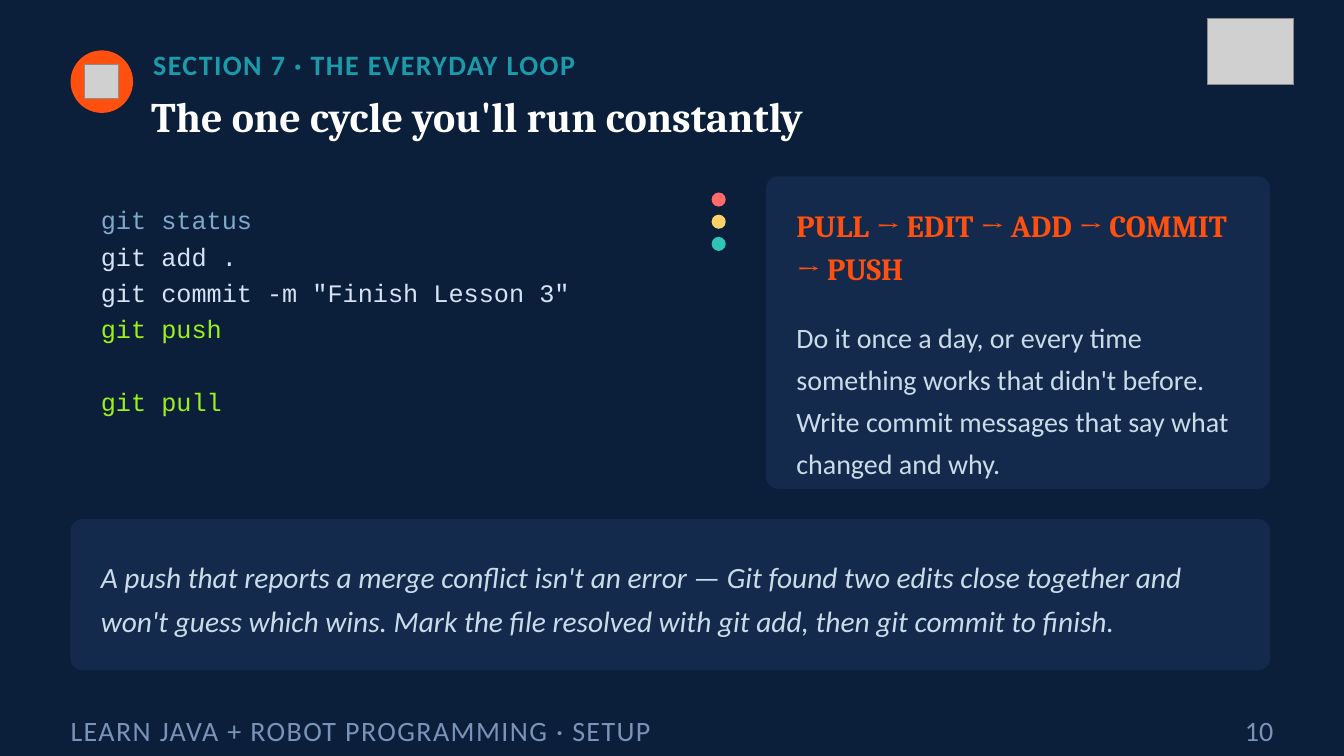
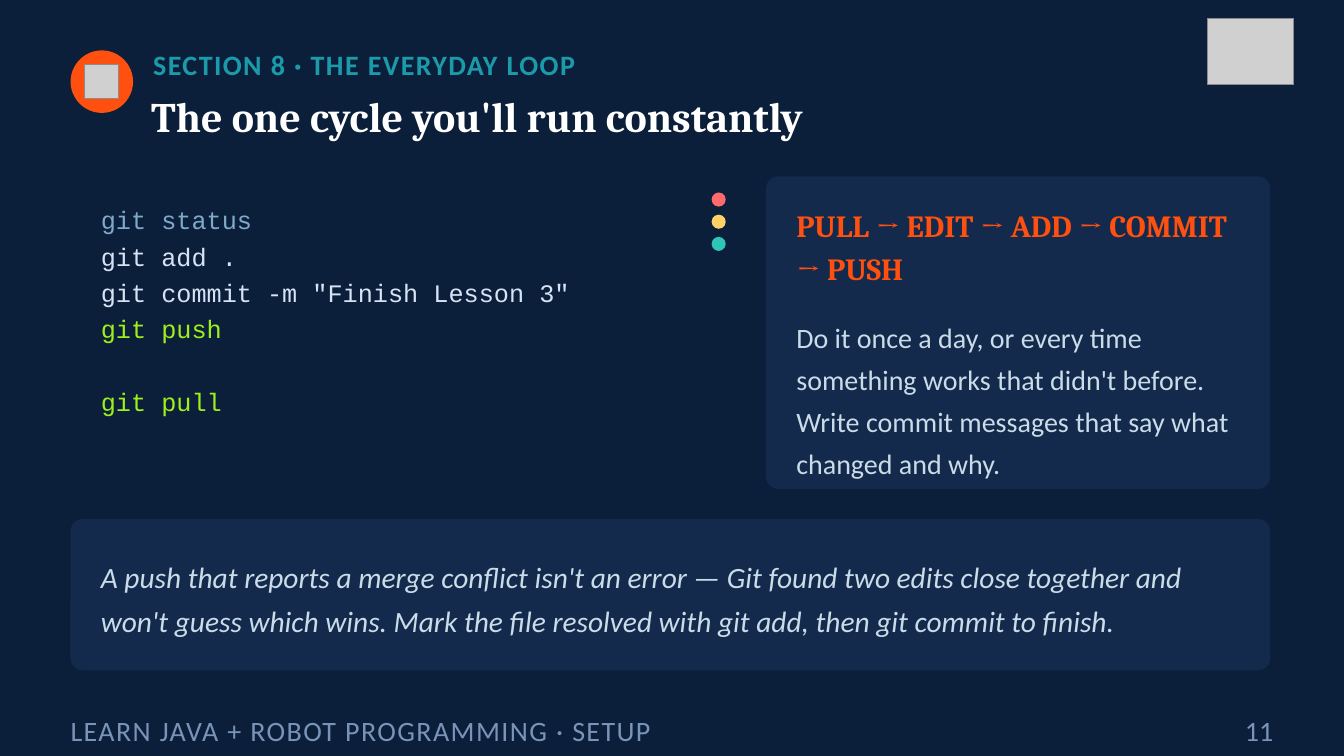
Before and after one commit to FRC5010/BasicRobotLessons, a slide deck: slide 11 of docs/presentations/v3/aside-setup.pptx (slide 10 before the commit). Drawn at 1344x756 pixels with LibreOffice and Linux fonts; fonts in the diff are those of the drawing; grey boxes stand for pictures. Boxes give left, top, right and bottom in pixels: in the first picture for what was removed or moved away, otherwise in the second. Text is boxed around its words. In the diff, an @@ line names an element or a change of style, - is before the commit and + after.

```diff
--- a/docs/presentations/v3/aside-setup.pptx
+++ b/docs/presentations/v3/aside-setup.pptx
@@ text at <box>153,56,575,75</box>: text changed @@
-SECTION 7 · THE EVERYDAY LOOP
+SECTION 8 · THE EVERYDAY LOOP
@@ text at <box>1245,723,1273,741</box>: text changed @@
-10
+11
```
Also in this commit, not shown: 9 other slides changed, 1 slide added, 1 other file.
